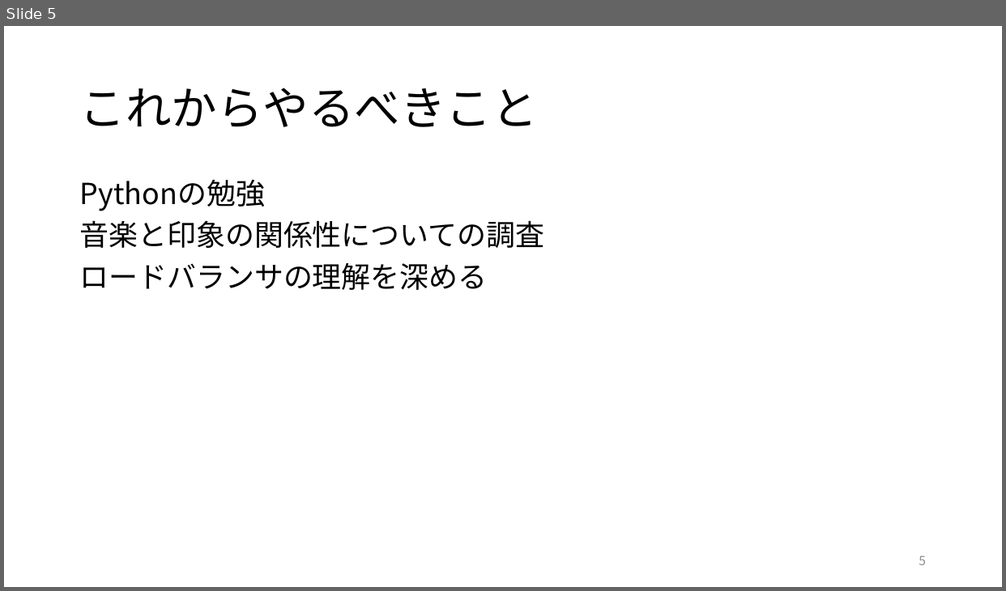
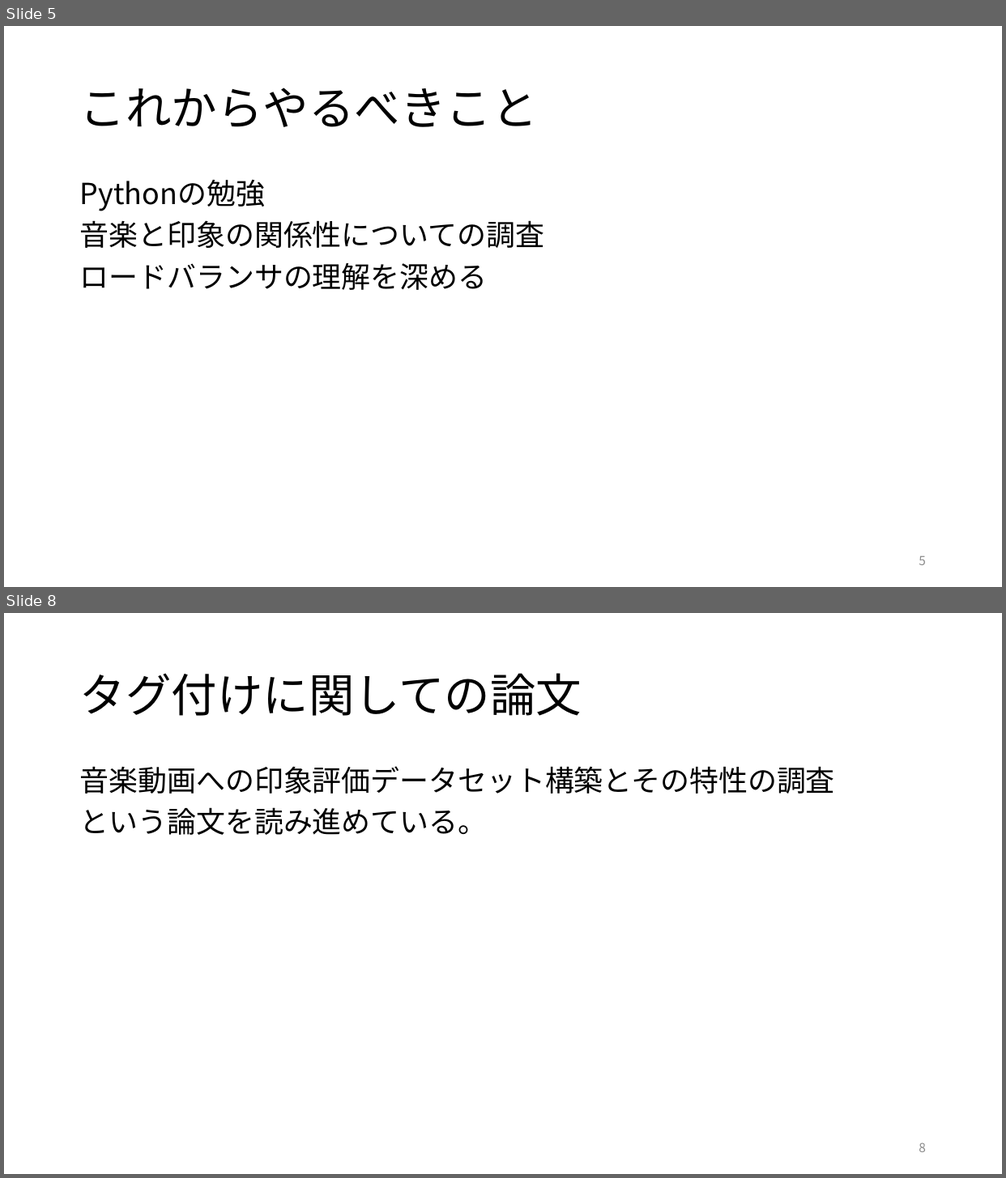
Before and after one commit to kait-takanolab/1821144-yoshii-thesis, a slide deck: 1821144_yoshii_sotsuken.pptx. Shown one above the other, each under a label of ours: slide 5 before the commit, slides 5 and 8 after it; the slides between them are not shown. The pictures are 1006x591 and 1006x1178 pixels, drawn with LibreOffice and Linux fonts; fonts in the diff are those of the drawing. Boxes give left, top, right and bottom in pixels: in the first picture for what was removed or moved away, otherwise in the second. Text is boxed around its words. In the diff, an @@ line names an element or a change of style, - is before the commit and + after.

```diff
--- a/1821144_yoshii_sotsuken.pptx
+++ b/1821144_yoshii_sotsuken.pptx
@@ slide 8 added at <box>4,613,1002,1174</box>, background #FFFFFF @@
@@ title added at <box>80,673,582,716</box>, 44 pt, text #000000 @@
+タグ付けに関しての論文
@@ text added at <box>80,766,835,835</box>, 28 pt, text #000000 @@
+音楽動画への印象評価データセット構築とその特性の調査
+という論文を読み進めている。
@@ page number added at <box>918,1143,926,1152</box>, 12 pt, text #8C8C8C @@
+8
```
Also in this commit, not shown: 4 other slides added.
